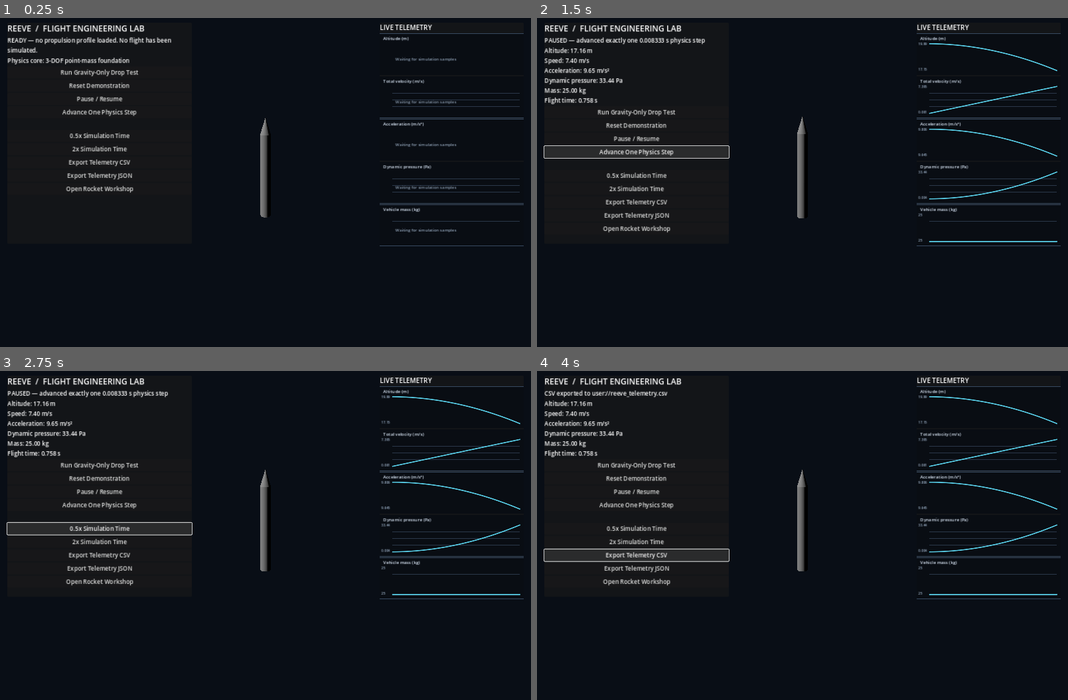
Above: before the commit, frames 1-4 (two rows, left to right).
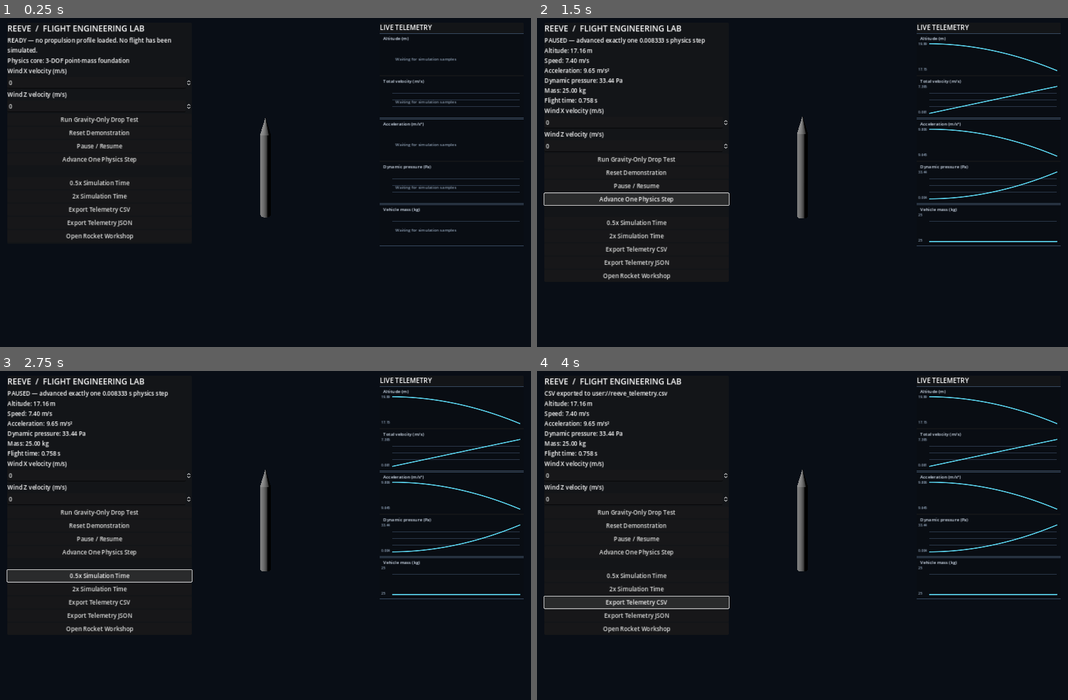
Above: after the commit, the same moments.

Repository: Inflare12/Reeve
Game: Godot game, scene res://scenes/main/main.tscn
Same seed, same stepped clock (60 frames per second), same inputs: the game is played once before the commit and once after it.
Inputs:
- Up to frame 1 (0.25 s): no input
- Up to frame 2 (1.5 s): click "Run Gravity-Only Drop Test" at 0.5 s; click "Advance One Physics Step" at 1.25 s
- Up to frame 3 (2.75 s): click "0.5x Simulation Time" at 2 s
- Up to frame 4 (4 s): click "2x Simulation Time" at 2.75 s; click "Export Telemetry CSV" at 3.5 s

The runs differ from the first frame. In frame 1, 2.4% of the frame differs, in the area x 1-36%, y 15-68%; in frame 2, 2.9%; in frame 3, 3.0%; in frame 4, 4.1%, in the area x 1-37%, y 27-80%.

Commit message:
Expose configurable horizontal wind velocity in Flight Lab

Diff:
--- a/scripts/main.gd
+++ b/scripts/main.gd
@@ -9,10 +9,19 @@
 var run_button: Button
 var time_scale_label: Label
 var telemetry_plots: Array[ReeveTelemetryPlot] = []
+var wind_x_input: SpinBox
+var wind_z_input: SpinBox
 
 func _ready() -> void:
 	camera.look_at(Vector3(0.0, 2.0, 0.0), Vector3.UP)
 	status_label.text = "READY — no propulsion profile loaded. No flight has been simulated."
+
+	wind_x_input = _add_environment_spinbox("Wind X velocity (m/s)", -100.0, 100.0, 0.0, 0.5)
+	wind_x_input.name = "WindXInput"
+	$CanvasLayer/Panel/Info.add_child(wind_x_input)
+	wind_z_input = _add_environment_spinbox("Wind Z velocity (m/s)", -100.0, 100.0, 0.0, 0.5)
+	wind_z_input.name = "WindZInput"
+	$CanvasLayer/Panel/Info.add_child(wind_z_input)
 
 	var gravity_button := Button.new()
 	gravity_button.name = "GravityDropButton"
@@ -91,6 +100,21 @@
 		status_label.text = "GROUND CONTACT — demonstration complete"
 	elif not simulation.last_error.is_empty():
 		status_label.text = "SIMULATION ERROR — %s" % simulation.last_error
+
+func _add_environment_spinbox(label_text: String, minimum: float, maximum: float, initial: float, step: float) -> SpinBox:
+	var container := VBoxContainer.new()
+	var label := Label.new()
+	label.text = label_text
+	container.add_child(label)
+	var spin := SpinBox.new()
+	spin.min_value = minimum
+	spin.max_value = maximum
+	spin.value = initial
+	spin.step = step
+	spin.rounded = false
+	container.add_child(spin)
+	$CanvasLayer/Panel/Info.add_child(container)
+	return spin
 
 func _toggle_pause() -> void:
 	if simulation.state == null:
@@ -144,7 +168,8 @@
 		"reference_area_m2": PI * 0.28 * 0.28,
 		"ground_altitude_m": 0.0
 	}
-	if not simulation.configure(initial_state, model):
+	var wind_velocity_m_s := Vector3(wind_x_input.value, 0.0, wind_z_input.value)
+	if not simulation.configure(initial_state, model, wind_velocity_m_s):
 		status_label.text = "Could not start test: %s" % simulation.last_error
 		return
 	status_label.text = "RUNNING — gravity-only drop test"
